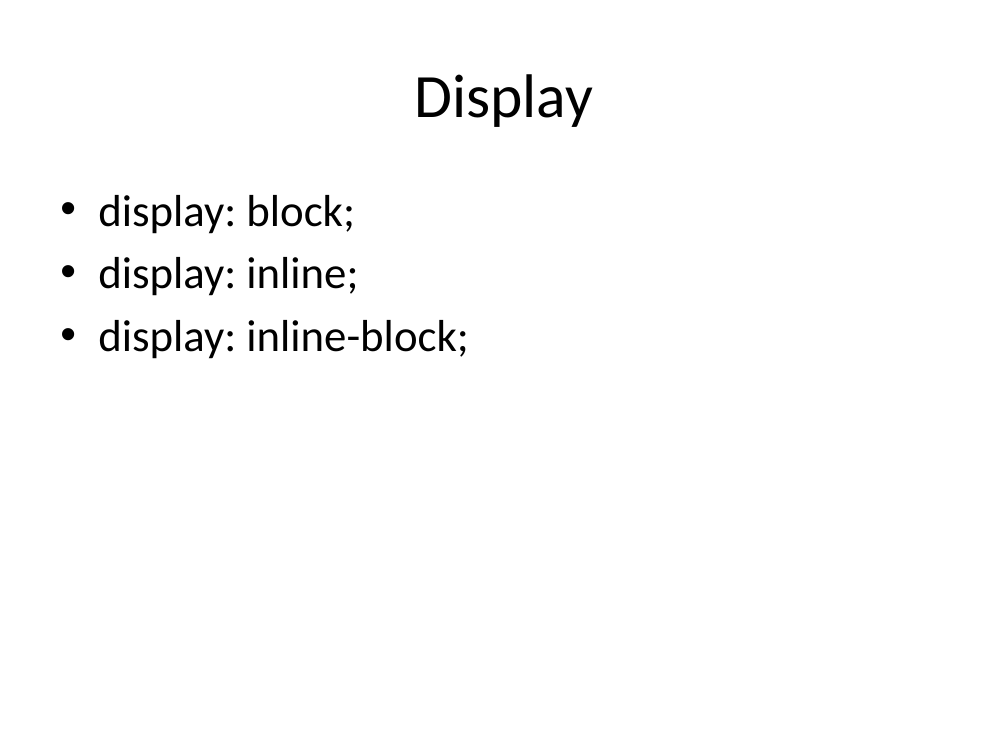
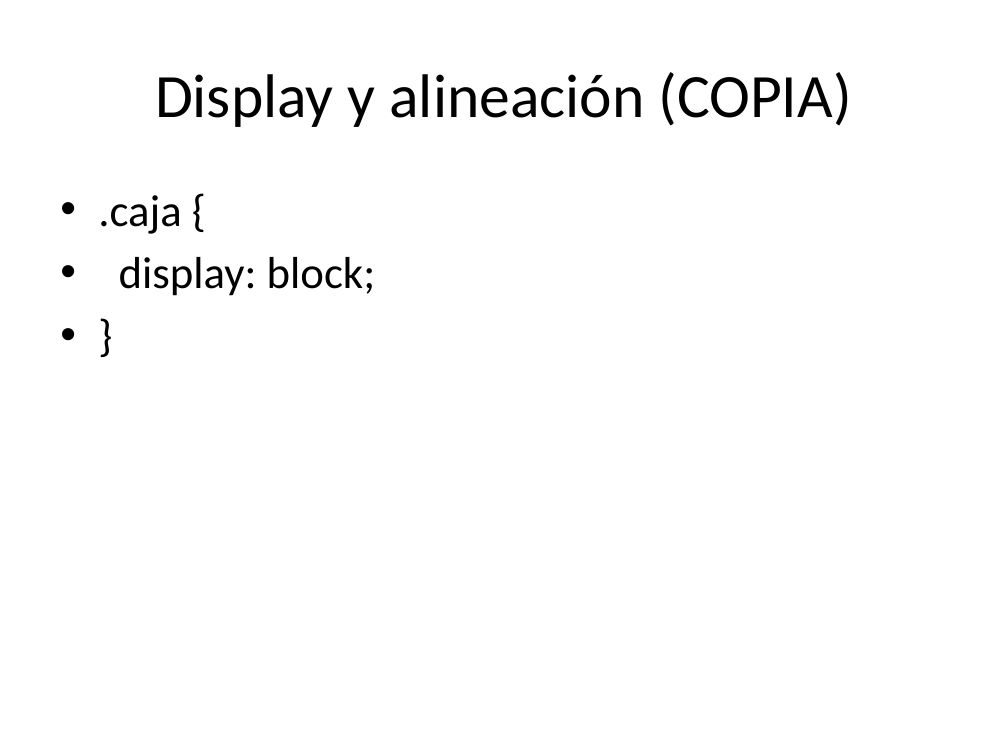
Before and after one commit to santillanlc/ImplementaPaginasWeb, a slide deck: slide 11 of Practica_CSS_Basico28-01-26.pptx (slide 18 before the commit). Drawn at 1008x756 pixels with LibreOffice and Linux fonts; fonts in the diff are those of the drawing. Boxes give left, top, right and bottom in pixels: in the first picture for what was removed or moved away, otherwise in the second. Text is boxed around its words. In the diff, an @@ line names an element or a change of style, - is before the commit and + after.

```diff
--- a/Practica_CSS_Basico28-01-26.pptx
+++ b/Practica_CSS_Basico28-01-26.pptx
@@ title at (155,72,851,127): text changed @@
-Display
+Display y alineación (COPIA)
@@ text at (98,195,182,234): paragraph added @@
+• .caja {
@@ text at (98,257,468,359): text changed @@
-• display: inline;
-• display: inline-block;
+• }
```
Also in this commit, not shown: 9 other slides changed, 4 slides added, 11 slides removed.
